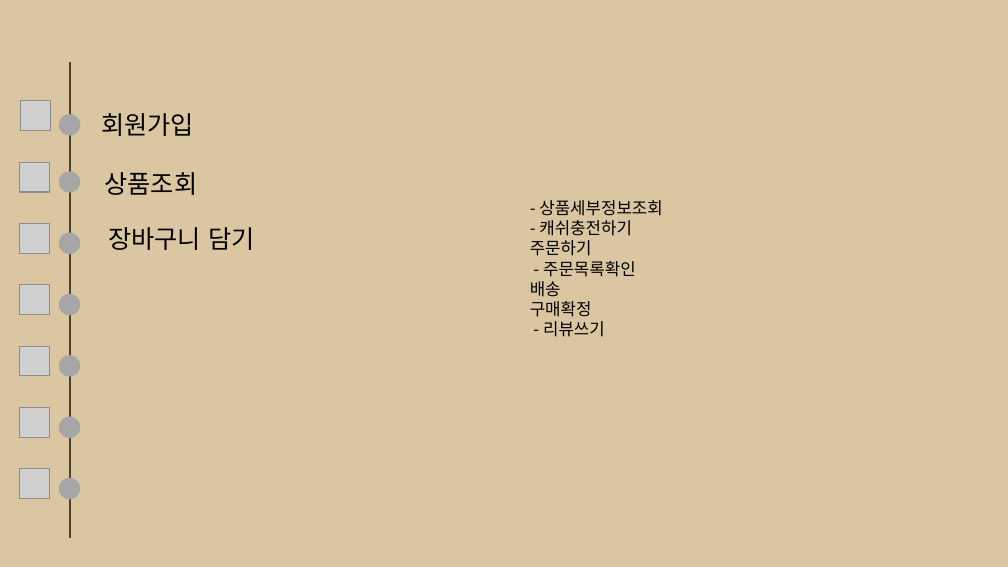
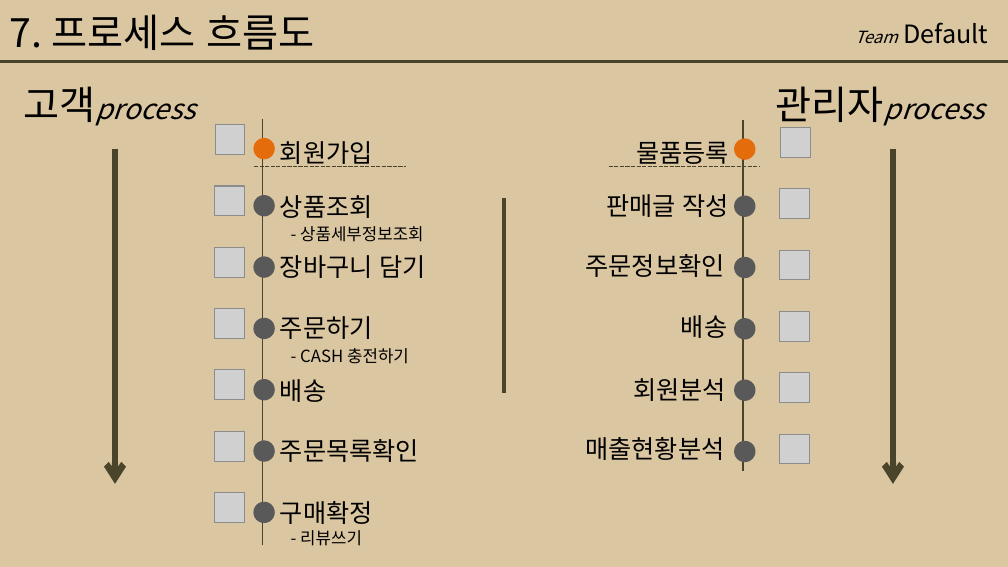
Before and after one commit to Klimihyeon/Ihyeon-s_poa, a slide deck: slide 1 of 7.프로세스흐름도(2.19v1byK).pptx (slide 2 before the commit). Drawn at 1008x567 pixels with LibreOffice and Linux fonts; fonts in the diff are those of the drawing; grey boxes stand for pictures. Boxes give left, top, right and bottom in pixels: in the first picture for what was removed or moved away, otherwise in the second. Text is boxed around its words. In the diff, an @@ line names an element or a change of style, - is before the commit and + after.

```diff
--- a/7.프로세스흐름도(2.19v1byK).pptx
+++ b/7.프로세스흐름도(2.19v1byK).pptx
@@ text added at bbox=[10, 14, 314, 50], 28 pt, text #000000 @@
+7. 프로세스 흐름도
@@ text added at bbox=[855, 22, 988, 44], 18 pt, text #000000 @@
+Team Default
@@ line added from (0, 61) to (1008, 61), #4A452A 2.25 pt @@
@@ text added at bbox=[23, 86, 195, 126], 20 pt, text #000000, italic @@
+고객process
@@ text added at bbox=[776, 86, 984, 130], 20 pt, text #000000, italic @@
+관리자process
@@ line moved from (70, 61) - (70, 538) to (262, 119) - (262, 545) @@
@@ arrow added from (115, 148) to (115, 484), #4A452A 4.5 pt @@
@@ ellipse at bbox=[253, 138, 274, 159]: fill #A6A6A6 to #E46C0A @@
@@ text "회원가입": place and size @@
-text "회원가입" at bbox=[101, 113, 194, 136]
+text "회원가입" at bbox=[280, 141, 373, 167]
@@ arrow added from (893, 148) to (893, 484), #4A452A 4.5 pt @@
@@ group added at bbox=[254, 166, 419, 524]: 4 texts, 1 line @@
+주문하기
+배송
+구매확정
+주문목록확인
@@ text "상품조회": place and size @@
-text "상품조회" at bbox=[104, 172, 197, 195]
+text "상품조회" at bbox=[280, 195, 373, 218]
@@ line added from (504, 198) to (504, 393), #4A452A 2.25 pt @@
@@ text at bbox=[530, 200, 662, 317]: paragraphs removed @@
-- 상품세부정보조회
-- 캐쉬충전하기
-주문하기
-- 주문목록확인
-배송
-구매확정
@@ text added at bbox=[300, 226, 423, 242], 12 pt, text #000000 @@
+- 상품세부정보조회
@@ text "장바구니 담기": place and size @@
-text "장바구니 담기" at bbox=[108, 227, 254, 250]
+text "장바구니 담기" at bbox=[280, 255, 426, 278]
@@ text added at bbox=[300, 348, 409, 364], 12 pt, text #000000 @@
+- CASH 충전하기
@@ 7 pictures, 7 ellipses: place and size @@
-7 pictures, 7 ellipses at bbox=[20, 101, 80, 499]
+7 pictures, 7 ellipses at bbox=[215, 125, 274, 523]
@@ fill #A6A6A6 to #595959 in 6 elements at bbox=[253, 256, 274, 277], bbox=[253, 318, 274, 339], bbox=[253, 196, 274, 217], bbox=[253, 379, 274, 400], bbox=[253, 502, 274, 523], bbox=[253, 440, 274, 462] @@
@@ group added at bbox=[585, 120, 811, 471]: 6 pictures, 6 ellipses, 6 texts, 2 lines @@
+물품등록
+판매글 작성
+주문정보확인
+배송
+회원분석
+매출현황분석
@@ text "- 리뷰쓰기": place and size @@
-text "- 리뷰쓰기" at bbox=[530, 200, 662, 337]
+text "- 리뷰쓰기" at bbox=[300, 530, 362, 546]
```
Also in this commit, not shown: 1 slide removed, 3 other files.
